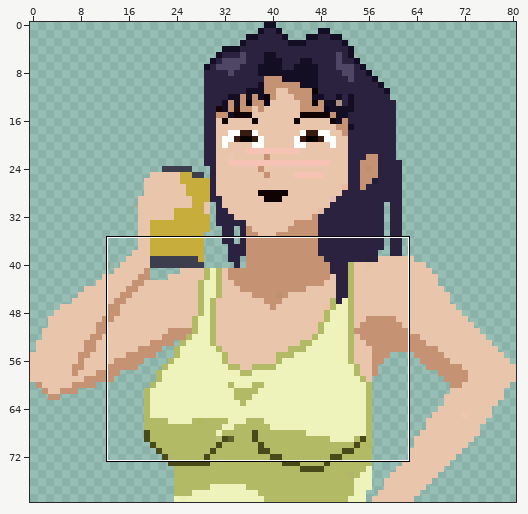
File history of a sprite sheet, transparent-background/misato-pix-trans-beer.png. The first picture is a wide view before the edit; the outline marks the close-up.
Close-up. Before the commit:
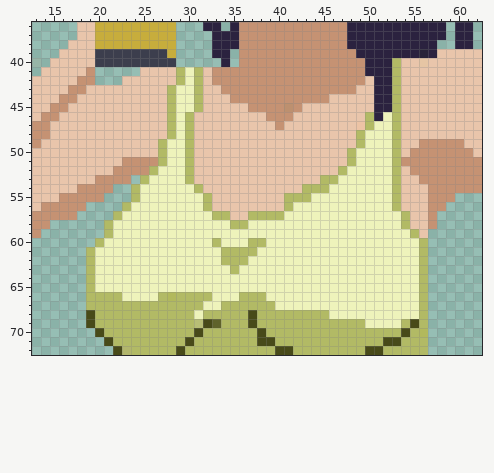
The file is 100x80 pixels. Colours within 5 levels of each other are drawn and written as one. Shown: x 13..62, y 36..72. The old version is drawn lined up with the new one, on the new canvas. The commit also changed other parts of the picture, which this record leaves out.
After the commit:
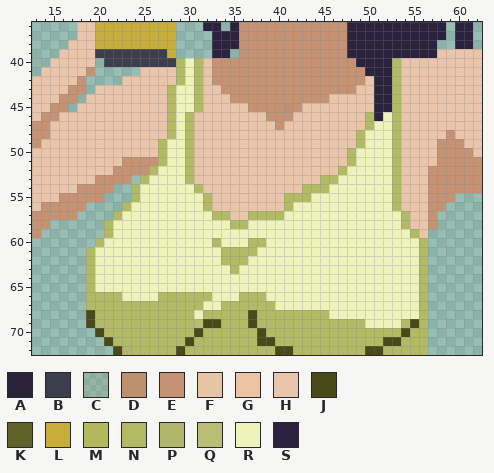
Palette (. is transparent): A #282339  B #3c3e4d  C #a17c5222  D #bd906f  E #c59273  F #e6c5a4  G #ecc3a5  H #e9c5ab  J #484a19  K #5f622b  L #c7ad3c  M #b2b95c  N #b2ba65  P #b2b66c  Q #b8be76  R #eef3bb  S #2b223f
Edits made:
canvas 100x80 -> 81x80, the old top-left corner now at -8,0 (the part of the old canvas that was cut away was empty and is not shown)
@@ x 13..62 @@
 38 ....HHHLLLLLLLLL....SSSEEEEEEEEEEEESSSSSSSSSS..SS.
-39 ...HHHHBBBBBBBBL....SS.EEEEEEEEEEEEESSSSSSSASHHHHH
-40 C.HHHHHBBBBBBBBB.....S.EEEEEEEEEEEEEESSSNHHFHHHHHH
+39 ...HHHHBBBBBBBBL....SS.EEEEEEEEEEEESSSSSSSSASHHHHH
+40 C.HHHHH.BBBBBBBBNRNHEEEEEEEEEEEEEEEESSSSNHHFHHHHHH
 41 .HHHHHE.....HHHHNRNHEEEEEEEEEEEEEEEEESSSNHHHHHHHHH
-42 HHHHHEE...HHHHHHNRNHEEEEEEEEEEEEEEEEEHSSNHHHHHHHHH
-43 HHHHEEHHHHHHHHHNRRNHHEEEEEEEEEEEEEEEHHSSNHHHHHHHHH
-44 HHHEEHHHHHHHHHHNRRNHHHEEEEEEEEEEEHHHHHSSNHHHHHHHHH
-45 HHEEHHHHHHHHHHHNRRNHHHHHEEEEDEHHHHHHHHSSNHHHHHHHHH
+42 HHHHHE....HHHHHHNRNHEEEEEEEEEEEEEEEEEHSSNHHHHHHHHH
+43 HHHHEE.HHHHHHHHNRRNHHEEEEEEEEEEEEEEEHHSSNHHHHHHHHH
+44 HHHEE.HHHHHHHHHNRRNHHHEEEEEEEEEEEHHHHHSSNHHHHHHHHH
+45 HHEE.HHHHHHHHHHNRRNHHHHHEEEEDEHHHHHHHHSSNHHHHHHHHH
 46 HEEHHHHHHHHHHHHNRNHHHHHHHHEEEHHHHHHHHNSRNHHHHHHHHH
 47 EEHHHHHHHHHHHHHNRNHHHHHHHHHEHHHHHHHHGNRRNHHHHHHHHH
-48 EEHHHHHHHHHHHHHNRNHHHHHHHHHHHHHHHHHHNRRRNHHHHHHHHH
-49 EHHHHHHHHHHHHHNRRNHHHHHHHHHHHHHHHHHHNRRRNHHEEEEEHH
-50 HHHHHHHHHHHHHHNRRNHHHHHHHHHHHHHHHHHNRRRRNHEEEEEEEH
-51 HHHHHHHHHHEEEENRRNHHHHHHHHHHHHHHHHHNRRRRNEEEEEEEEE
-52 HHHHHHHHHEEEENRRRNHHHHHHHHHHHHHHHHNRRRRRNHEEEEEEEE
-53 HHHHHHHEEEE.NRRRRNHHHHHHHHHHHHHHNNRRRRRRNHHEEEEEEE
+48 EEHHHHHHHHHHHHHNRNHHHHHHHHHHHHHHHHHHNRRRNHHHHHEHHH
+49 EHHHHHHHHHHHHHNRRNHHHHHHHHHHHHHHHHHHNRRRNHHHHEEEHH
+50 HHHHHHHHHHHHHHNRRNHHHHHHHHHHHHHHHHHNRRRRNHHHHEEEEH
+51 HHHHHHHHHHEEEENRRNHHHHHHHHHHHHHHHHHNRRRRNHHHHEEEEE
+52 HHHHHHHHHEEEENRRRNHHHHHHHHHHHHHHHHNRRRRRNHHHEEEEEE
+53 HHHHHHHEEEE.NRRRRNHHHHHHHHHHHHHHNNRRRRRRNHHHEEEEEE
 54 HHHHHEEEE..NRRRRRRNHHHHHHHHHHHNNNRRRRRRRNHHHEEEEEE
@@ x 31..35 @@
 68 RNNNN
-69 QJKNN
+69 QJJNN
 70 JNNNN
